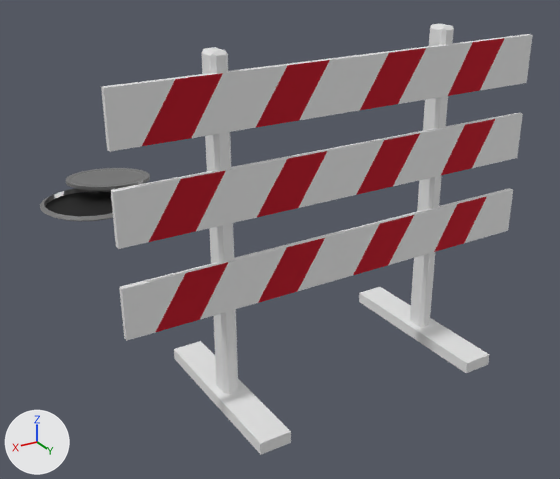
An edit to the Blender file Assets/Meshes/Cars/StaticObstacle/roadworks2.blend, drawn before and after from the same camera.
One viewpoint serves both versions: a 50 mm lens placed at (1.62, 2.29, 1.75), pointed at (-0.28, -0.87, 0.17). Lighting does not change. The marker at lower left points along +X, +Y and +Z.

The older version as bpy lines, for what is in view:
```python
ob_cylinder = bpy.data.objects.new('Cylinder', me_cylinder)
ob_cylinder.location = (0.0, -0.864, 0.039)
ob_cylinder.rotation_euler = (0.0282, -0.00149, -1.528)  # degrees (1.6, -0.1, -88)
ob_cylinder.scale = (0.277, 0.277, 0.0105)
ob_cylinder_001 = bpy.data.objects.new('Cylinder.001', me_cylinder_001)
ob_cylinder_001.location = (0.0, -0.864, 0.039)
ob_cylinder_001.rotation_euler = (0.0282, -0.00149, -1.528)  # degrees (1.6, -0.1, -88)
ob_cylinder_001.scale = (0.277, 0.277, 0.0105)
ob_frontcolor = bpy.data.objects.new('FrontColor', me_plane_002)
ob_frontcolor.location = (0.0, 0.0, 0.014)
ob_frontcolor.rotation_euler = (-0.00753, -0.00177, -1.565)  # degrees (-0.4, -0.1, -90)
ob_frontcolor_001 = bpy.data.objects.new('FrontColor.001', me_plane_005)
ob_frontcolor_001.location = (0.0, 0.0, 0.353)
ob_frontcolor_001.rotation_euler = (-0.00753, -0.00177, -1.565)  # degrees (-0.4, -0.1, -90)
ob_frontcolor_002 = bpy.data.objects.new('FrontColor.002', me_plane_007)
ob_frontcolor_002.location = (0.0, 0.0, 0.679)
ob_frontcolor_002.rotation_euler = (-0.00753, -0.00177, -1.565)  # degrees (-0.4, -0.1, -90)
ob_leg = bpy.data.objects.new('Leg', me_plane_001)
ob_leg.location = (0.0, 0.0, 0.014)
ob_leg.rotation_euler = (-0.00753, -0.00177, -1.565)  # degrees (-0.4, -0.1, -90)
ob_roadclosed = bpy.data.objects.new('RoadCLosed', me_plane_004)
ob_roadclosed.location = (0.0, 0.0, 0.014)
ob_roadclosed.rotation_euler = (-0.00753, -0.00177, -1.565)  # degrees (-0.4, -0.1, -90)
ob_roadclosed_001 = bpy.data.objects.new('RoadCLosed.001', me_plane_003)
ob_roadclosed_001.location = (0.0, 0.0, 0.353)
ob_roadclosed_001.rotation_euler = (-0.00753, -0.00177, -1.565)  # degrees (-0.4, -0.1, -90)
ob_roadclosed_002 = bpy.data.objects.new('RoadCLosed.002', me_plane_006)
ob_roadclosed_002.location = (0.0, 0.0, 0.679)
ob_roadclosed_002.rotation_euler = (-0.00753, -0.00177, -1.565)  # degrees (-0.4, -0.1, -90)
```
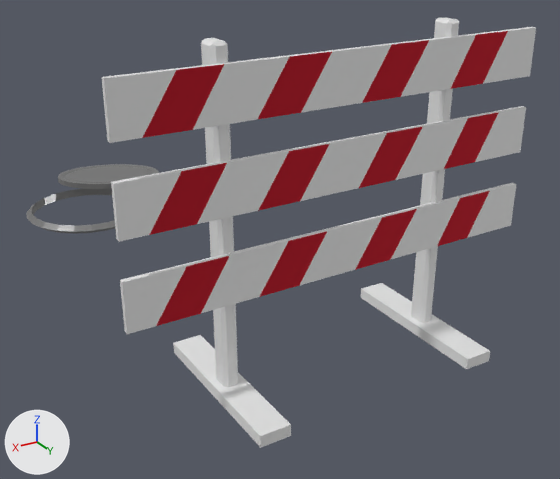
Where the newer file only moved an object's origin or applied its transform, the numbers keep the older frame.

The change, as a list of edits to the scene's bpy script:
```text
Change me_plane_004:
    where me_plane_004.from_pydata(...)  # 24 vertices, 10 faces; spans x -0.05..-0.03, y -0.93..0.88, z 0.39..0.58
    used by ob_roadclosed; location = (0.0, 0.0, 0.014); rotation_euler = (-0.00753, -0.00177, -1.565), in degrees (-0.4, -0.1, -90)
    me_plane_004 part 1: the whole mesh is moved by (-0.01, 0.0, 0.03)
Change me_plane_001:
    used by ob_leg; location = (0.0, 0.0, 0.014); rotation_euler = (-0.00753, -0.00177, -1.565), in degrees (-0.4, -0.1, -90)
    remove me_plane_001.from_pydata(...)  # 133 vertices, 125 faces; spans x -0.363..0.365, y 0.421..0.546, z -0.019..1.317
    add me_plane_001.from_pydata(...)  # 88 vertices, 72 faces; spans x -0.548..0.548, y -0.362..0.367, z 0.02..1.357
    me_plane_001 part 2: 133 vertices removed from x -0.363..0.365, y 0.421..0.546, z -0.019..1.317; 88 vertices added at x -0.548..0.548, y -0.362..0.367, z 0.02..1.357
Change me_plane_002:
    where me_plane_002.from_pydata(...)  # 16 vertices, 4 faces; spans x -0.05, y -0.77..0.78, z 0.39..0.58
    used by ob_frontcolor; location = (0.0, 0.0, 0.014); rotation_euler = (-0.00753, -0.00177, -1.565), in degrees (-0.4, -0.1, -90)
    me_plane_002 part 3: the whole mesh is moved by (-0.01, 0.0, 0.03)
Change me_cylinder:
    where me_cylinder.from_pydata(...)  # 226 vertices, 198 faces; spans x 3.72..7.14, y -1.07..1.97, z -0.7..5.75
    used by ob_cylinder; location = (0.0, -0.864, 0.039); rotation_euler = (0.0282, -0.00149, -1.528), in degrees (1.6, -0.1, -88); scale = (0.277, 0.277, 0.0105)
    me_cylinder part 4: the loose piece of 160 vertices spanning x 5.14..7.14, y -1.07..0.93, z -0.7..5.75 is multiplied about its middle by the matrix ((0.014, 0.332, 0.0), (-0.332, 0.014, 0.0), (0.001, 0.012, 0.016)), then moved by (-6.1, -2.52, -2.45)
    me_cylinder part 5: the loose piece of 66 vertices spanning x 3.72..5.88, y -0.18..1.97, z -0.17..2.86 is multiplied about its middle by the matrix ((0.014, 0.332, 0.0), (-0.332, 0.014, 0.0), (0.0, 0.001, 0.016)), then moved by (-4.46, -3.02, -1.3)
Change me_plane_003:
    where me_plane_003.from_pydata(...)  # 24 vertices, 10 faces; spans x -0.05..-0.03, y -0.93..0.88, z 0.39..0.58
    used by ob_roadclosed_001; location = (0.0, 0.0, 0.353); rotation_euler = (-0.00753, -0.00177, -1.565), in degrees (-0.4, -0.1, -90)
    me_plane_003 part 6: the whole mesh is moved by (-0.01, 0.0, 0.03)
Change me_plane_005:
    where me_plane_005.from_pydata(...)  # 16 vertices, 4 faces; spans x -0.05, y -0.77..0.78, z 0.39..0.58
    used by ob_frontcolor_001; location = (0.0, 0.0, 0.353); rotation_euler = (-0.00753, -0.00177, -1.565), in degrees (-0.4, -0.1, -90)
    me_plane_005 part 7: the whole mesh is moved by (-0.01, 0.0, 0.03)
Change me_plane_006:
    where me_plane_006.from_pydata(...)  # 24 vertices, 10 faces; spans x -0.05..-0.03, y -0.93..0.88, z 0.39..0.58
    used by ob_roadclosed_002; location = (0.0, 0.0, 0.679); rotation_euler = (-0.00753, -0.00177, -1.565), in degrees (-0.4, -0.1, -90)
    me_plane_006 part 8: the whole mesh is moved by (-0.01, 0.0, 0.03)
Change me_plane_007:
    where me_plane_007.from_pydata(...)  # 16 vertices, 4 faces; spans x -0.05, y -0.77..0.78, z 0.39..0.58
    used by ob_frontcolor_002; location = (0.0, 0.0, 0.679); rotation_euler = (-0.00753, -0.00177, -1.565), in degrees (-0.4, -0.1, -90)
    me_plane_007 part 9: the whole mesh is moved by (-0.01, 0.0, 0.03)
Change ob_leg:
    ob_leg.rotation_euler: (-0.00753, -0.00177, -1.565) -> (0.0, 0.0, 0.0)  # degrees (-0.4, -0.1, -90) -> degrees (0, 0, 0)
    remove _m = ob_leg.modifiers.new('Mirror', 'MIRROR')
    remove _m.use_axis = (False, True, False)
    ob_leg.location: (0.0, 0.0, 0.014) -> (0.0, 0.0, 0.0)
Change ob_cylinder:
    ob_cylinder.rotation_euler: (0.0282, -0.00149, -1.528) -> (0.0, 0.0, 0.0)  # degrees (1.6, -0.1, -88) -> degrees (0, 0, 0)
    ob_cylinder.scale: (0.277, 0.277, 0.0105) -> (1.0, 1.0, 1.0)
    ob_cylinder.location: (0.0, -0.864, 0.039) -> (0.0, 0.0, 0.0)
Remove ob_cylinder_001:
    ob_cylinder_001 = bpy.data.objects.new('Cylinder.001', me_cylinder_001)
```

Changed parts and their boxes [x1, y1, x2, y2] in the pictures (560 x 479 px; the box of a moved part takes in the faces that stretch with it):
'RoadCLosed.002', mesh moved
    before: [101, 34, 533, 152]
    after: [102, 27, 536, 143]
'Leg', reshaped, moved, turned, modifiers changed
    before: [174, 24, 489, 455]
    after: [173, 17, 490, 448]
'RoadCLosed.001', mesh moved
    before: [111, 113, 523, 249]
    after: [111, 106, 526, 242]
'RoadCLosed', mesh moved
    before: [119, 188, 513, 341]
    after: [120, 183, 516, 334]
'FrontColor.002', mesh moved
    before: [142, 38, 505, 146]
    after: [143, 31, 508, 138]
'FrontColor.001', mesh moved
    before: [149, 119, 495, 242]
    after: [150, 112, 499, 235]
'FrontColor', mesh moved
    before: [156, 196, 487, 332]
    after: [156, 191, 490, 326]
'Cylinder', reshaped, moved, turned, rescaled
    before: [40, 168, 150, 221]
    after: [27, 164, 159, 234]
'Cylinder.001', deleted (black)
    before: [45, 191, 113, 216]
part 4 of me_cylinder, moved or reshaped
    before: [66, 168, 150, 190]
    after: [58, 164, 159, 189]
part 5 of me_cylinder, moved or reshaped
    before: [40, 188, 113, 221]
    after: [27, 188, 115, 234]
